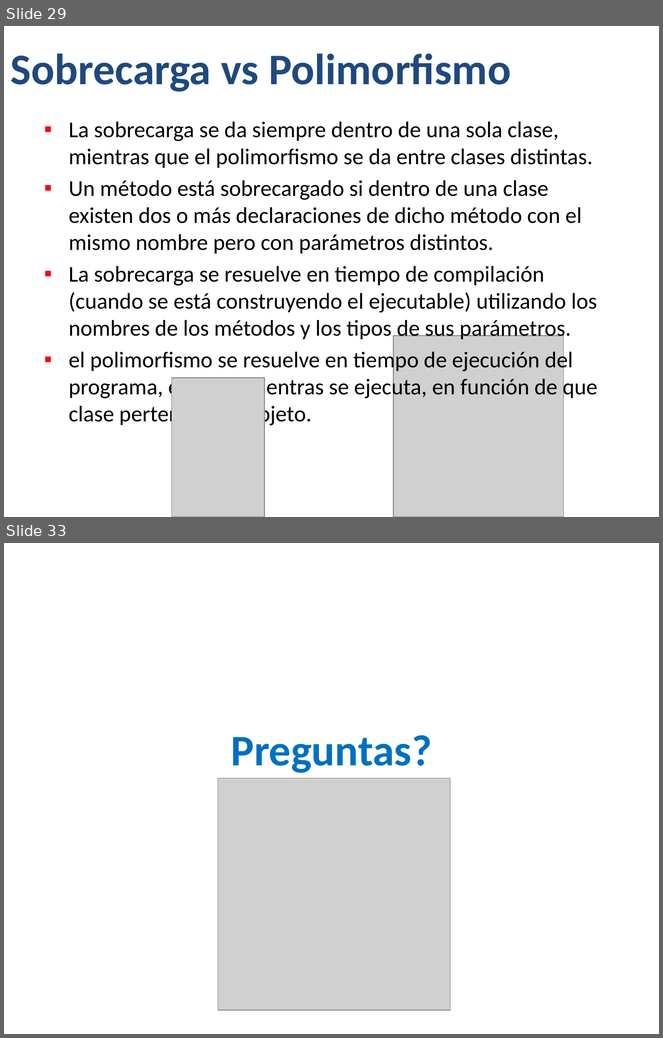
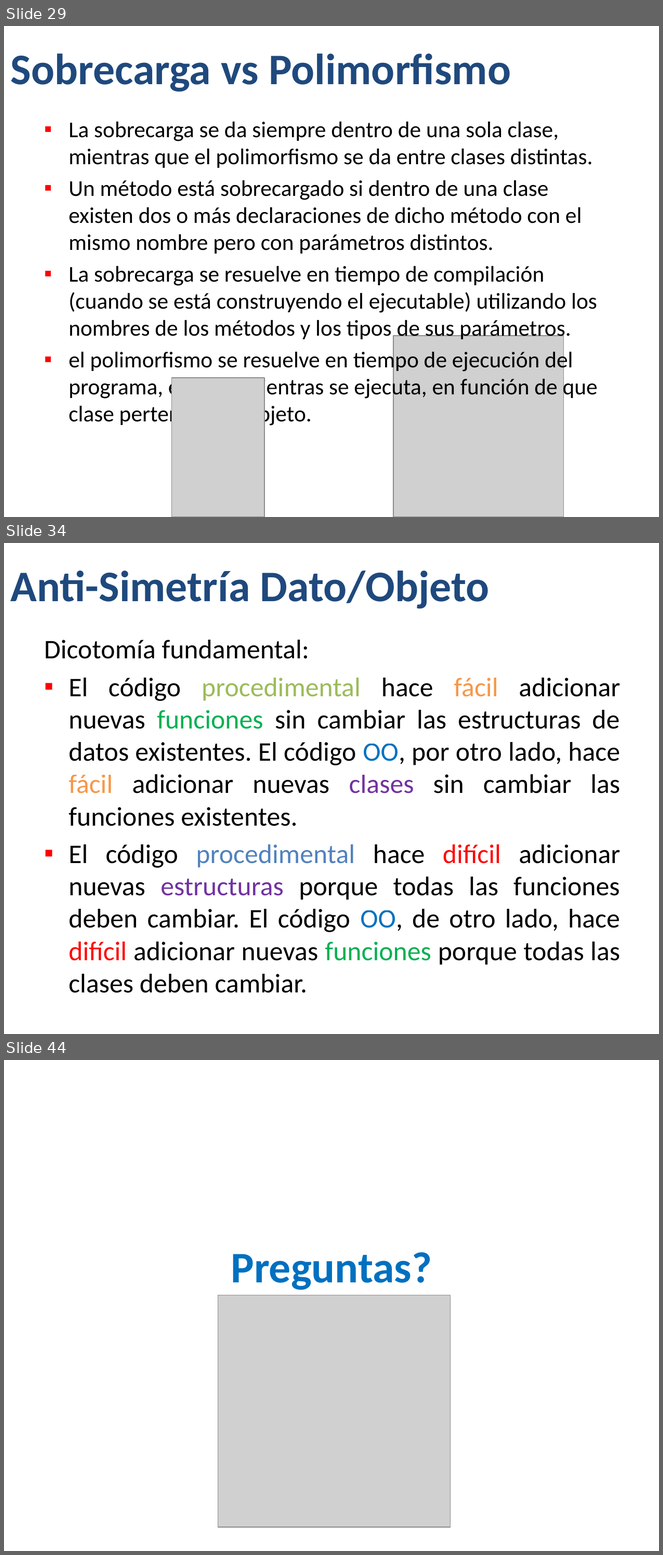
Before and after one commit to Jucer74/BackDevelopment, a slide deck: Classes/BackDev-03-Programación Orientada a Objetos.pptx. Shown one above the other, each under a label of ours: slides 29 and 33 before the commit, slides 29, 34 and 44 after it; the slides between them are not shown. The pictures are 663x1038 and 663x1555 pixels, drawn with LibreOffice and Linux fonts; fonts in the diff are those of the drawing; grey boxes stand for pictures; background and template pictures are left out. Boxes give left, top, right and bottom in pixels: in the first picture for what was removed or moved away, otherwise in the second. Text is boxed around its words. In the diff, an @@ line names an element or a change of style, - is before the commit and + after.

```diff
--- a/Classes/BackDev-03-Programación Orientada a Objetos.pptx
+++ b/Classes/BackDev-03-Programación Orientada a Objetos.pptx
@@ slide 34 added at (x1=4, y1=543, x2=659, y2=1034), background #FFFFFF @@
@@ title added at (x1=11, y1=571, x2=490, y2=609), 48 pt, text #1F497D, bold @@
+Anti-Simetría Dato/Objeto
@@ text added at (x1=44, y1=640, x2=620, y2=965), 29.6 pt, text #000000 @@
+Dicotomía fundamental:
+▪ El código procedimental hace fácil adicionar nuevas funciones sin cambiar las estructuras de datos existentes. El código OO, por otro lado, hace fácil adicionar nuevas clases sin cambiar las funciones existentes.
+▪ El código procedimental hace difícil adicionar nuevas estructuras porque todas las funciones deben cambiar. El código OO, de otro lado, hace difícil adicionar nuevas funciones porque todas las clases deben cambiar.
@@ what was slide 33 is now slide 44 @@
```
Also in this commit, not shown: 5 slides changed, 10 other slides added, 1 other file.
